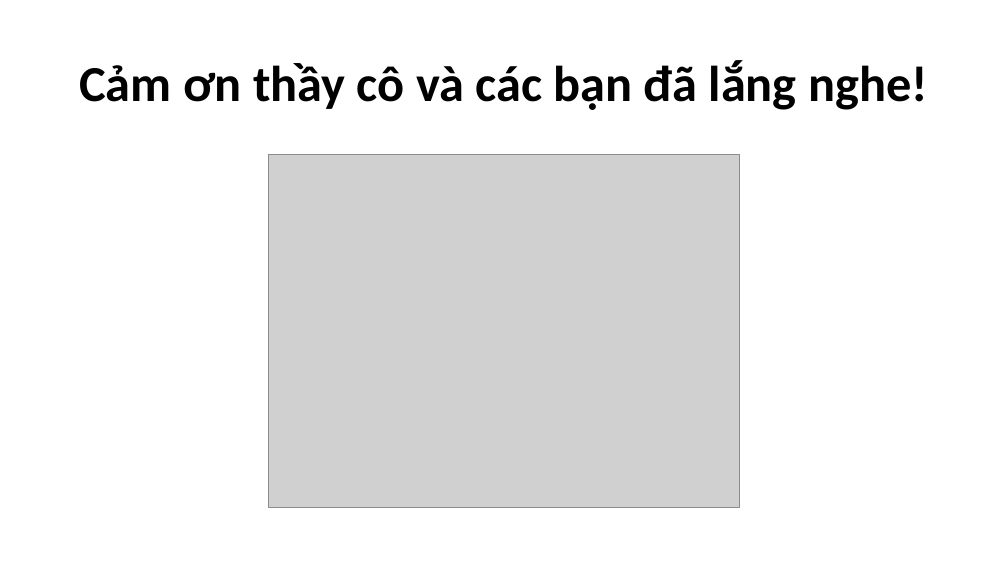
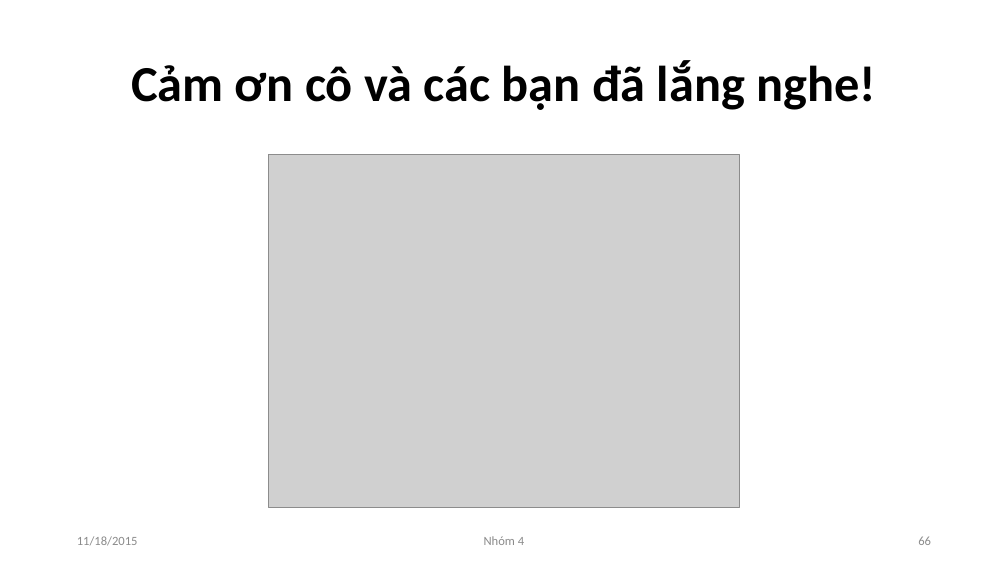
Before and after one commit to NguyenDucHoangLong/Group_4_HTTTHD, a slide deck: slide 66 of Document/Seminar/Slide/Slide_Nhóm 4.pptx (slide 65 before the commit). Drawn at 1008x567 pixels with LibreOffice and Linux fonts; fonts in the diff are those of the drawing; grey boxes stand for pictures. Boxes give left, top, right and bottom in pixels: in the first picture for what was removed or moved away, otherwise in the second. Text is boxed around its words. In the diff, an @@ line names an element or a change of style, - is before the commit and + after.

```diff
--- a/Document/Seminar/Slide/Slide_Nhóm 4.pptx
+++ b/Document/Seminar/Slide/Slide_Nhóm 4.pptx
@@ title at [131, 60, 876, 110]: text changed @@
-Cảm ơn thầy cô và các bạn đã lắng nghe!
+Cảm ơn cô và các bạn đã lắng nghe!
@@ text added at [77, 536, 138, 546], 12 pt, text #8C8C8C @@
+11/18/2015
@@ text added at [484, 536, 524, 545], 12 pt, text #8C8C8C @@
+Nhóm 4
@@ page number added at [918, 536, 931, 545], 12 pt, text #8C8C8C @@
+66
```
Also in this commit, not shown: 63 other slides changed, 1 slide added.
